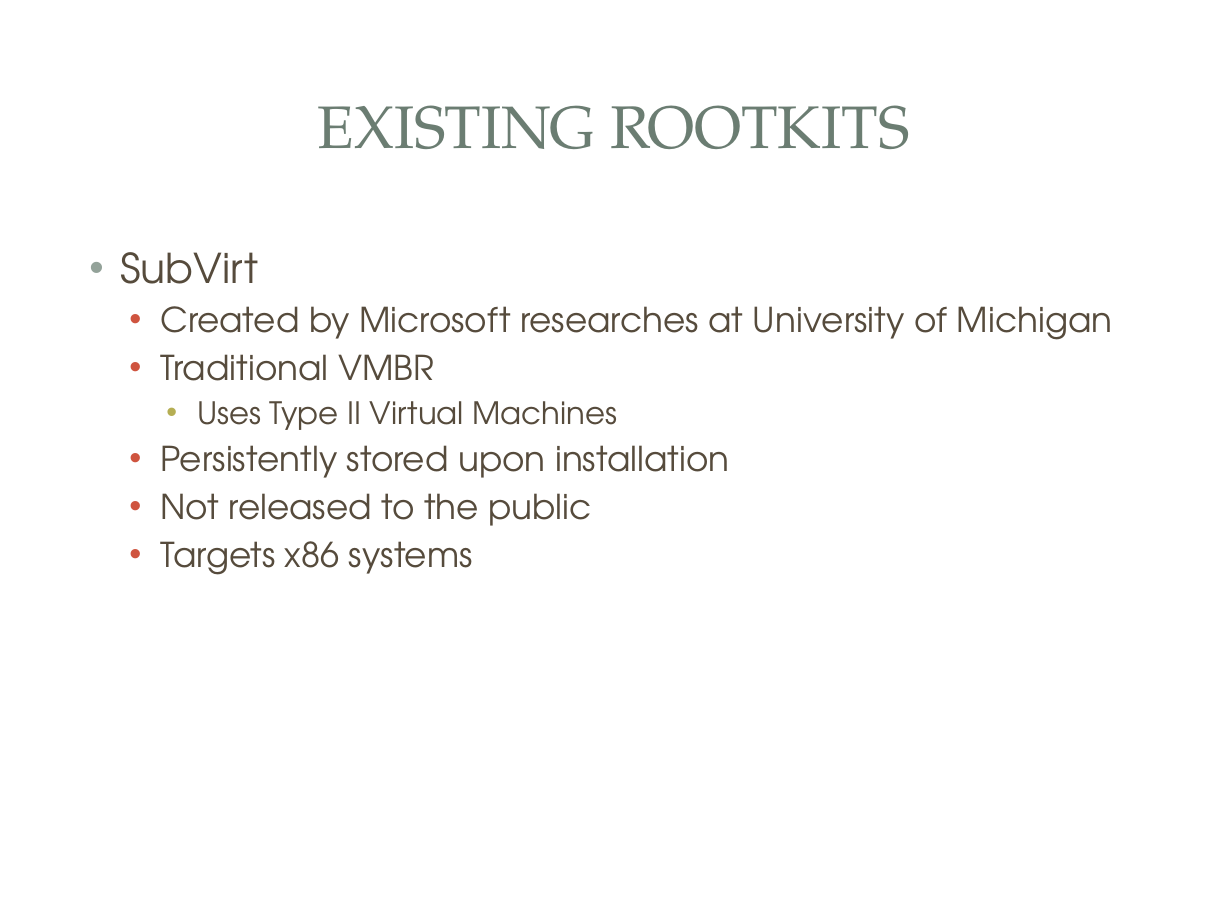
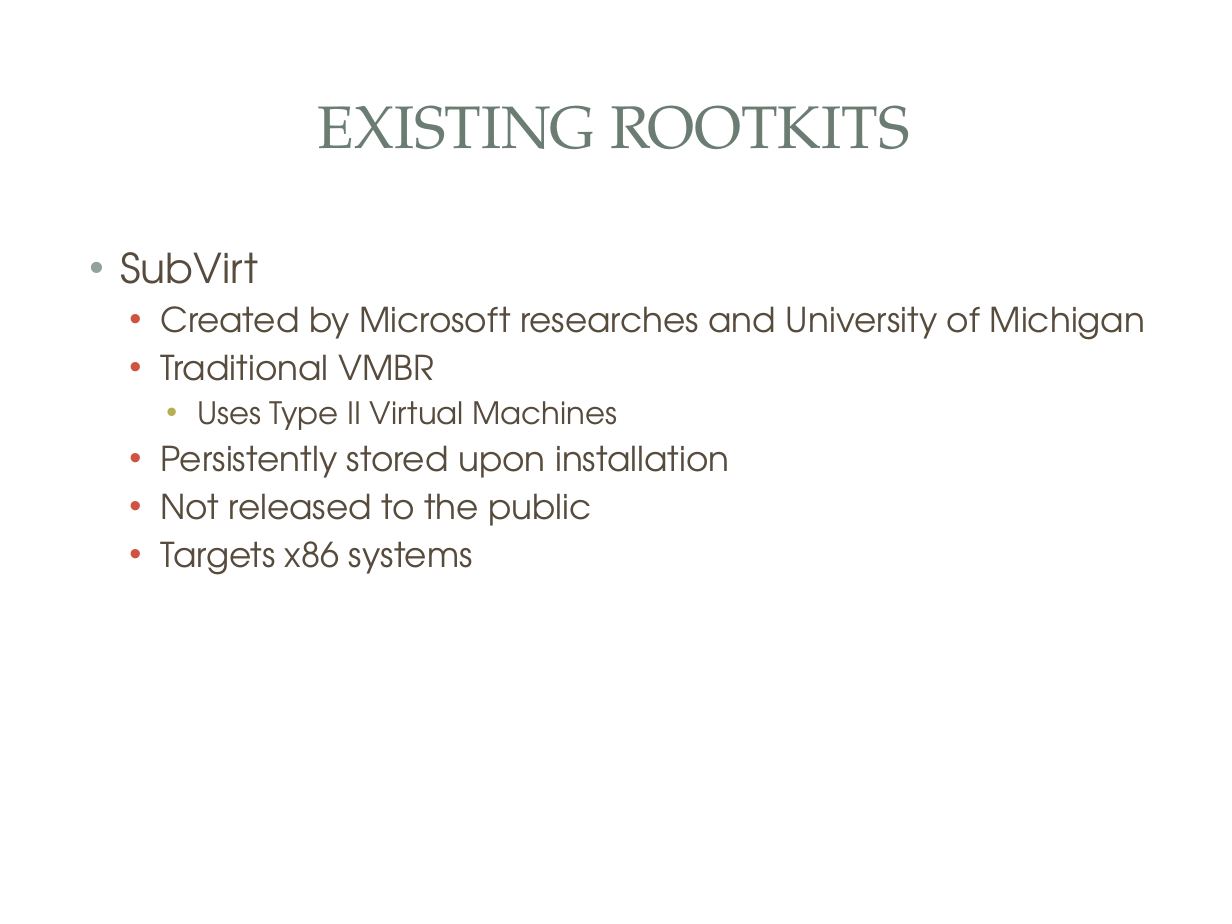
Before and after one commit to mjmalkowski11023/Computer-Security-2013, a slide deck: slide 6 of VMBR_Presentation.pptx. Drawn at 1232x924 pixels with LibreOffice and Linux fonts; fonts in the diff are those of the drawing; background and template pictures are left out. Boxes give left, top, right and bottom in pixels: in the first picture for what was removed or moved away, otherwise in the second. Text is boxed around its words. In the diff, an @@ line names an element or a change of style, - is before the commit and + after.

```diff
--- a/VMBR_Presentation.pptx
+++ b/VMBR_Presentation.pptx
@@ text at (160, 306, 1146, 340): text changed @@
-  • Created by Microsoft researches at University of Michigan
+  • Created by Microsoft researches and University of Michigan
```
Also in this commit, not shown: 1 other file.
